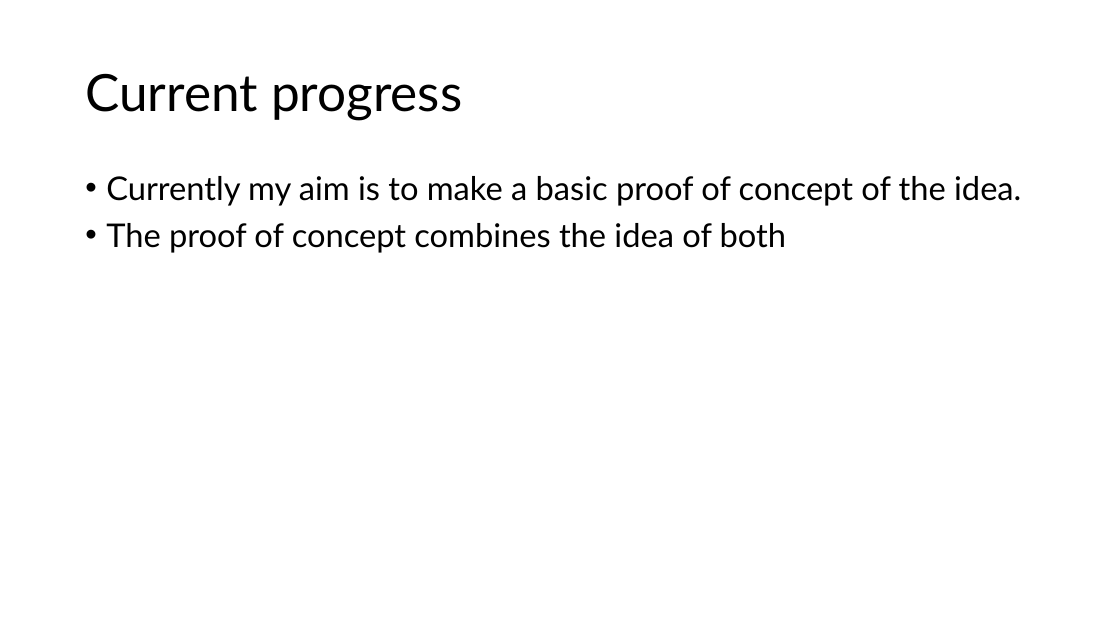
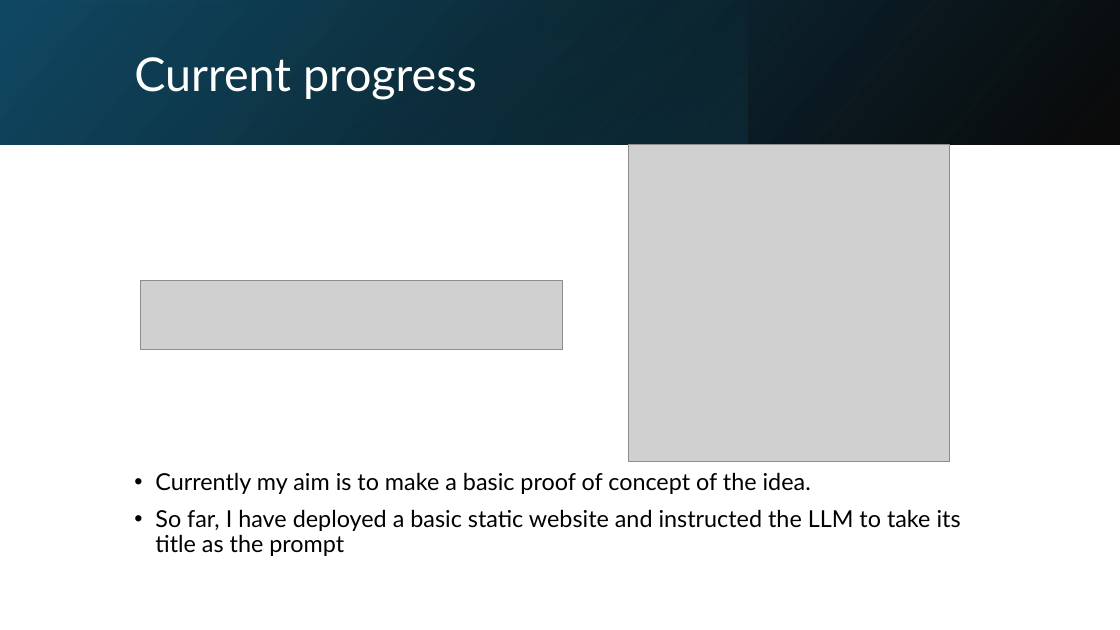
Before and after one commit to Fitch-Gamer/Bachelors-Dissertation, a slide deck: slide 13 of Demonstration of progress/Demonstration of progress.pptx. Drawn at 1120x630 pixels with LibreOffice and Linux fonts; fonts in the diff are those of the drawing; grey boxes stand for pictures. Boxes give left, top, right and bottom in pixels: in the first picture for what was removed or moved away, otherwise in the second. Text is boxed around its words. In the diff, an @@ line names an element or a change of style, - is before the commit and + after.

```diff
--- a/Demonstration of progress/Demonstration of progress.pptx
+++ b/Demonstration of progress/Demonstration of progress.pptx
@@ rectangle added at <box>0,0,1120,145</box>, fill gradient #000000 to #104862 @@
@@ rectangle added at <box>0,0,1120,145</box>, fill gradient #156082 to #000000 @@
@@ title "Current progress": place and size @@
-title "Current progress" at <box>85,73,462,120</box>
+title "Current progress" at <box>134,57,477,100</box>
@@ title "Current progress" at <box>134,57,477,100</box>: size 44 to 40 pt, text colour #000000 to #FFFFFF @@
@@ rectangle added at <box>352,0,748,145</box>, fill gradient #156082 to #0B3041 @@
@@ picture added at <box>628,145,949,461</box> @@
@@ picture added at <box>140,280,563,350</box> @@
@@ text "Currently my aim is to ...": place and size @@
-text "Currently my aim is to ..." at <box>106,176,1021,253</box>
+text "Currently my aim is to ..." at <box>155,472,961,556</box>
@@ text at <box>155,472,811,494</box>: size 28 to 20 pt in "Currently my aim is to make a ..." @@
@@ text at <box>155,509,961,556</box>: text changed; size 28 to 20 pt @@
-• The proof of concept combines the idea of both
+• So far, I have deployed a basic static website and instructed the LLM to take its title as the prompt
```
Also in this commit, not shown: 2 other slides changed, 4 slides added, 3 slides removed, 17 other files.
